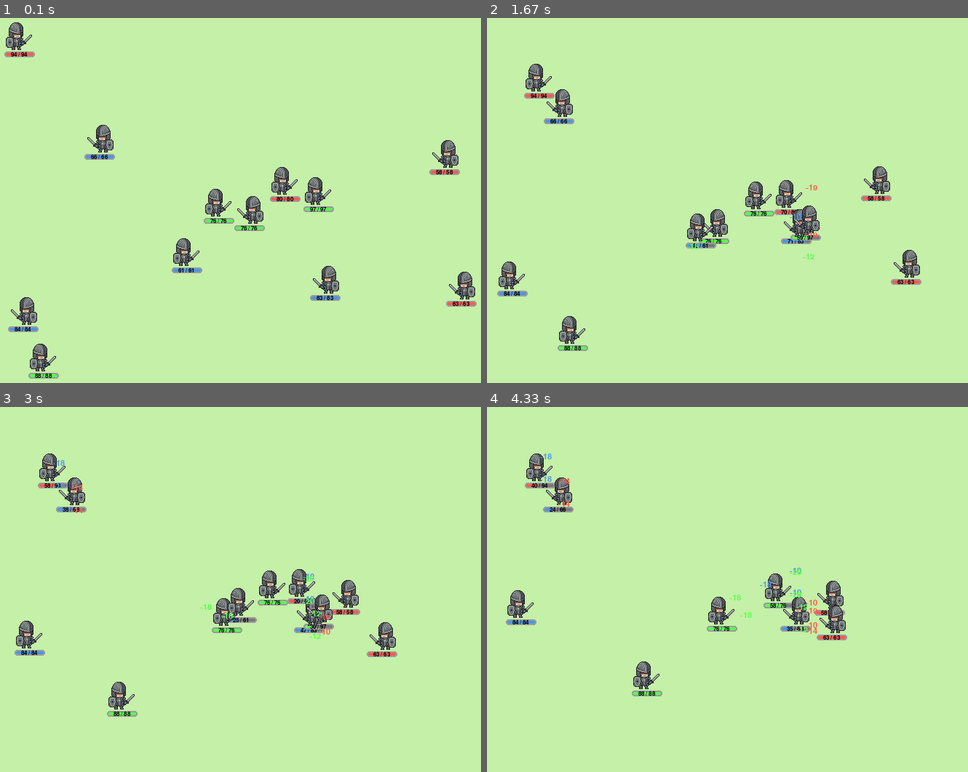
Above: before the commit, frames 1-4 (two rows, left to right).
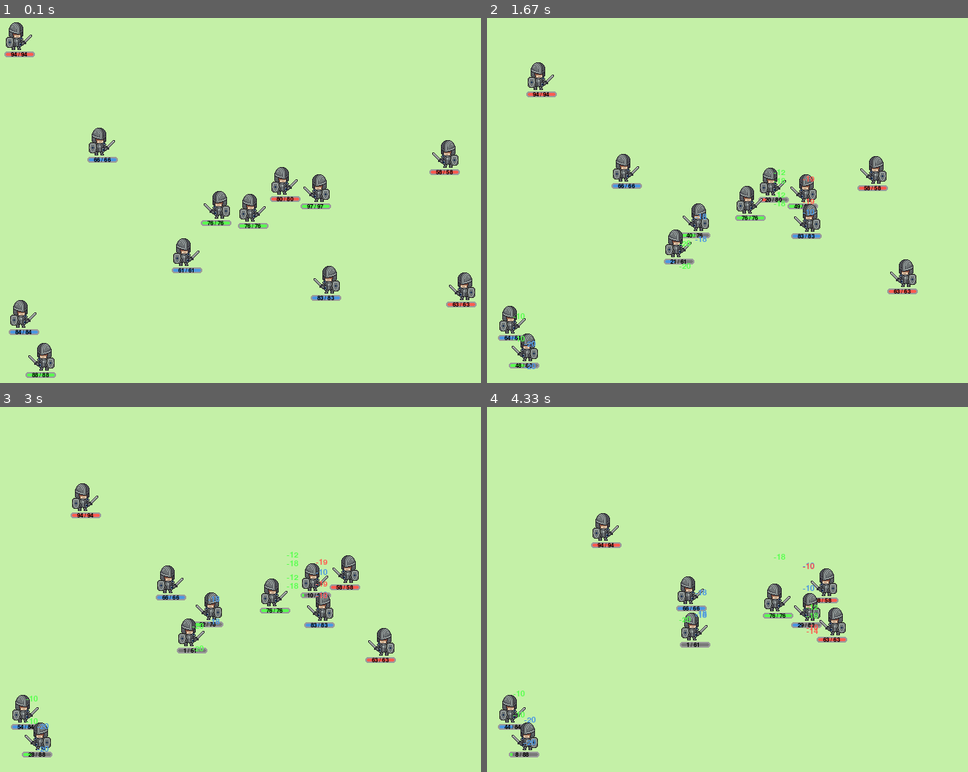
Above: after the commit, the same moments.

Repository: sirichki/pygame
Game: pygame game, started from little simu test/little simu test.py
Same seed, same stepped clock (60 frames per second), same inputs: the game is played once before the commit and once after it.
Inputs:
- Up to frame 1 (0.1 s): no input
- Up to frame 2 (1.67 s): no input
- Up to frame 3 (3 s): no input
- Up to frame 4 (4.33 s): no input

The runs differ from the first frame. In frame 1, 2.9% of the frame differs, in the area x 1-100%, y 29-99%; in frame 2, 6.3%; in frame 3, 6.5%, in the area x 2-83%, y 12-97%; in frame 4, 5.4%.

Commit message:
Update little simu test.py

Diff:
--- a/little simu test/little simu test.py
+++ b/little simu test/little simu test.py
@@ -136,13 +136,15 @@
 # Set up the clock
 clock = pygame.time.Clock()
 
+
+
 damage_texts = []
 frame_counter = 0
 frame_percnt = 300
 clock_cnt = 0
 clock_tick_cnt = 30
 win_cnt = 0
-win_wait = 5
+win_wait = 4
 
 # Main game loop
 spawn_characters()
@@ -202,8 +204,7 @@
             if character.target and character.target[0].dead == True:
                 character.target.remove(character.target[0])
             if not character.target:
-                target_team = random.choice([team for team in alive_teams if team != character.team])
-                target = min((c for c in alive_characters if c.team == target_team), key=lambda c: math.sqrt((character.x - c.x)**2 + (character.y - c.y)**2))
+                target = min((c for c in alive_characters if c.team != character.team), key=lambda c: math.sqrt((character.x - c.x)**2 + (character.y - c.y)**2))
                 character.target.append(target)
             target = character.target[0]
             character.move_towards(target)
